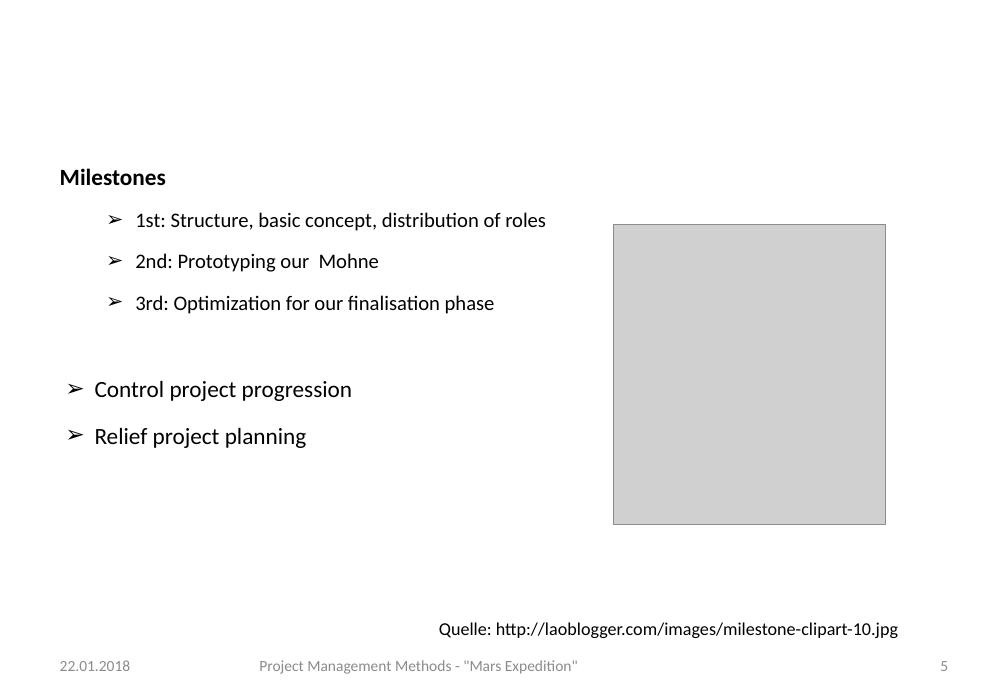
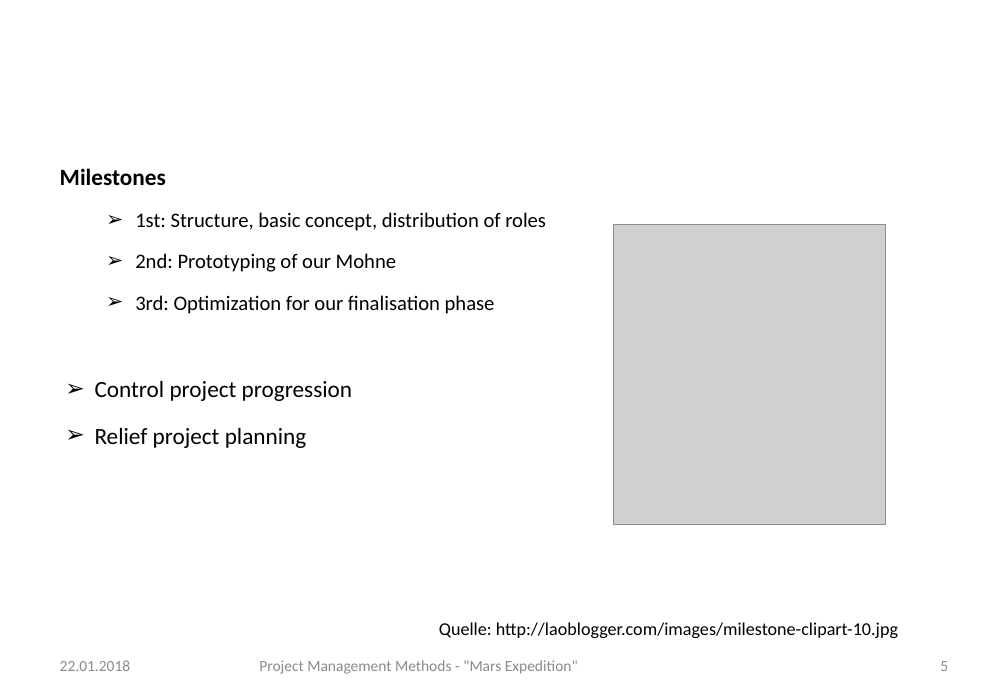
Before and after one commit to gchrizZz/RTW, a slide deck: slide 5 of 01_Projektmanagement/Assignment 5 - Project Managements Methods - ACC.pptx. Drawn at 1008x698 pixels with LibreOffice and Linux fonts; fonts in the diff are those of the drawing; grey boxes stand for pictures; background and template pictures are left out. Boxes give left, top, right and bottom in pixels: in the first picture for what was removed or moved away, otherwise in the second. Text is boxed around its words. In the diff, an @@ line names an element or a change of style, - is before the commit and + after.

```diff
--- a/01_Projektmanagement/Assignment 5 - Project Managements Methods - ACC.pptx
+++ b/01_Projektmanagement/Assignment 5 - Project Managements Methods - ACC.pptx
@@ text at box(135, 253, 396, 272): text changed @@
-  ➢ 2nd: Prototyping our Mohne
+  ➢ 2nd: Prototyping of our Mohne
```
Also in this commit, not shown: 1 other file.
